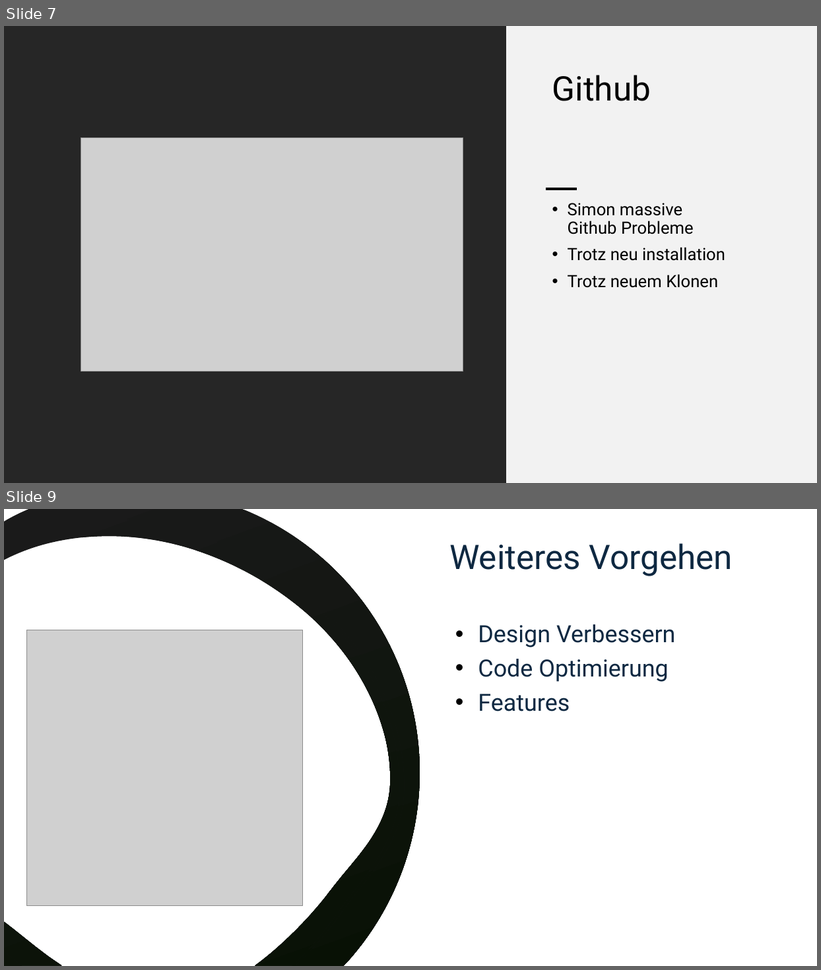
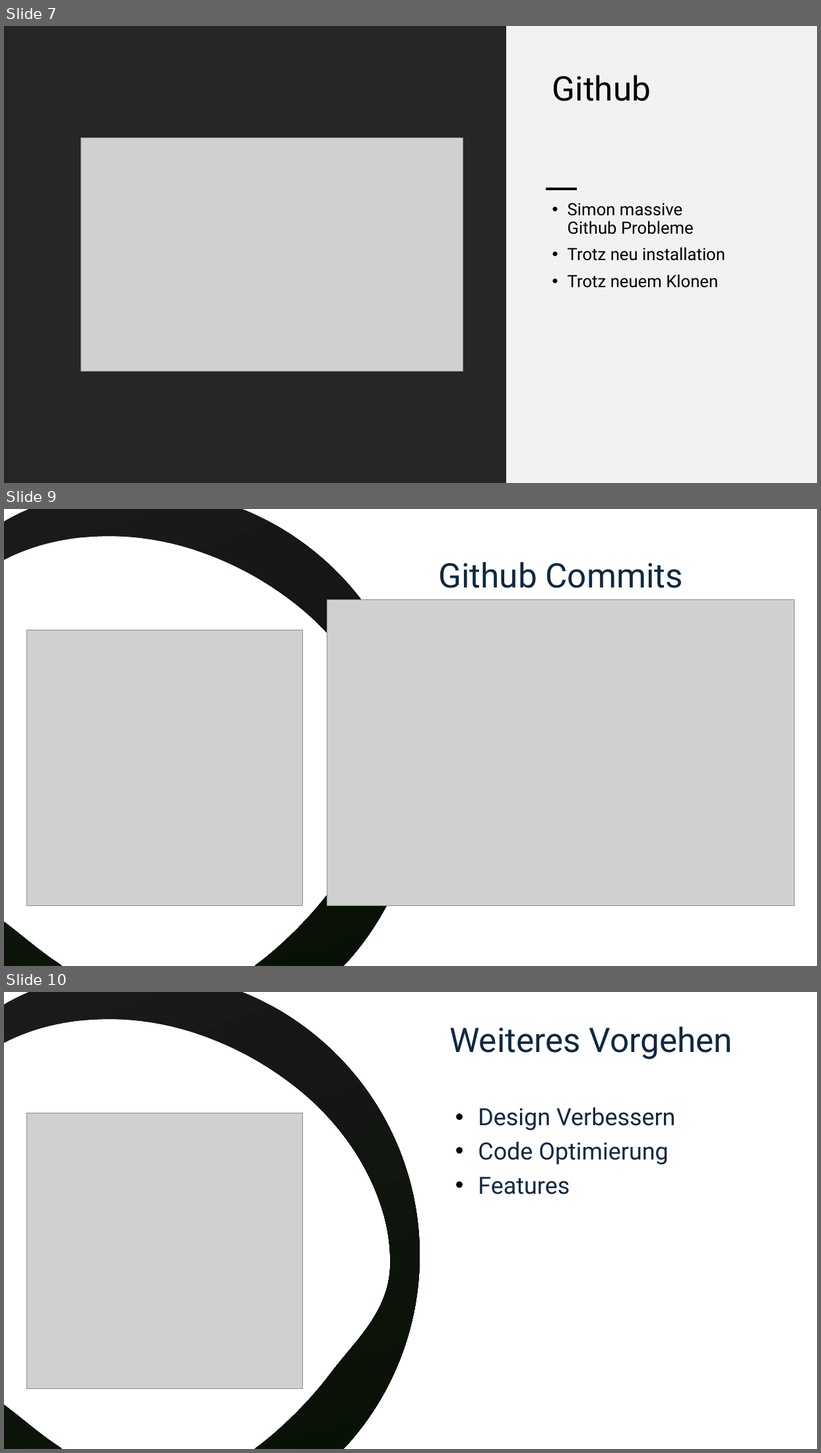
Before and after one commit to BigmacMarc/CodierungsStift, a slide deck: Bresendasyon/Codierungs-Stift.odp. Shown one above the other, each under a label of ours: slides 7 and 9 before the commit, slides 7, 9 and 10 after it; the slides between them are not shown. The pictures are 821x970 and 821x1453 pixels, drawn with LibreOffice and Linux fonts; fonts in the diff are those of the drawing; grey boxes stand for pictures. Boxes give left, top, right and bottom in pixels: in the first picture for what was removed or moved away, otherwise in the second. Text is boxed around its words. In the diff, an @@ line names an element or a change of style, - is before the commit and + after.

```diff
--- a/Bresendasyon/Codierungs-Stift.odp
+++ b/Bresendasyon/Codierungs-Stift.odp
@@ slide 9 added at <box>4,509,817,966</box>, background #FFFFFF @@
@@ freeform shape added at <box>4,509,817,966</box>, fill #FFFFFF @@
@@ freeform shape added at <box>4,512,406,966</box>, fill gradient #1A1A1A to #081105 @@
@@ freeform shape added at <box>4,509,415,966</box>, fill gradient #1A1A1A to #081105 @@
@@ freeform shape added at <box>4,509,420,966</box>, fill gradient #1A1A1A to #081105 @@
@@ title added at <box>438,562,683,588</box>, 40 pt, text #0E2841 @@
+Github Commits
@@ picture added at <box>327,600,795,906</box> @@
@@ picture added at <box>26,630,303,907</box> @@
@@ what was slide 9 is now slide 10 @@
```
Also in this commit, not shown: 1 other slide added, 1 slide removed.
